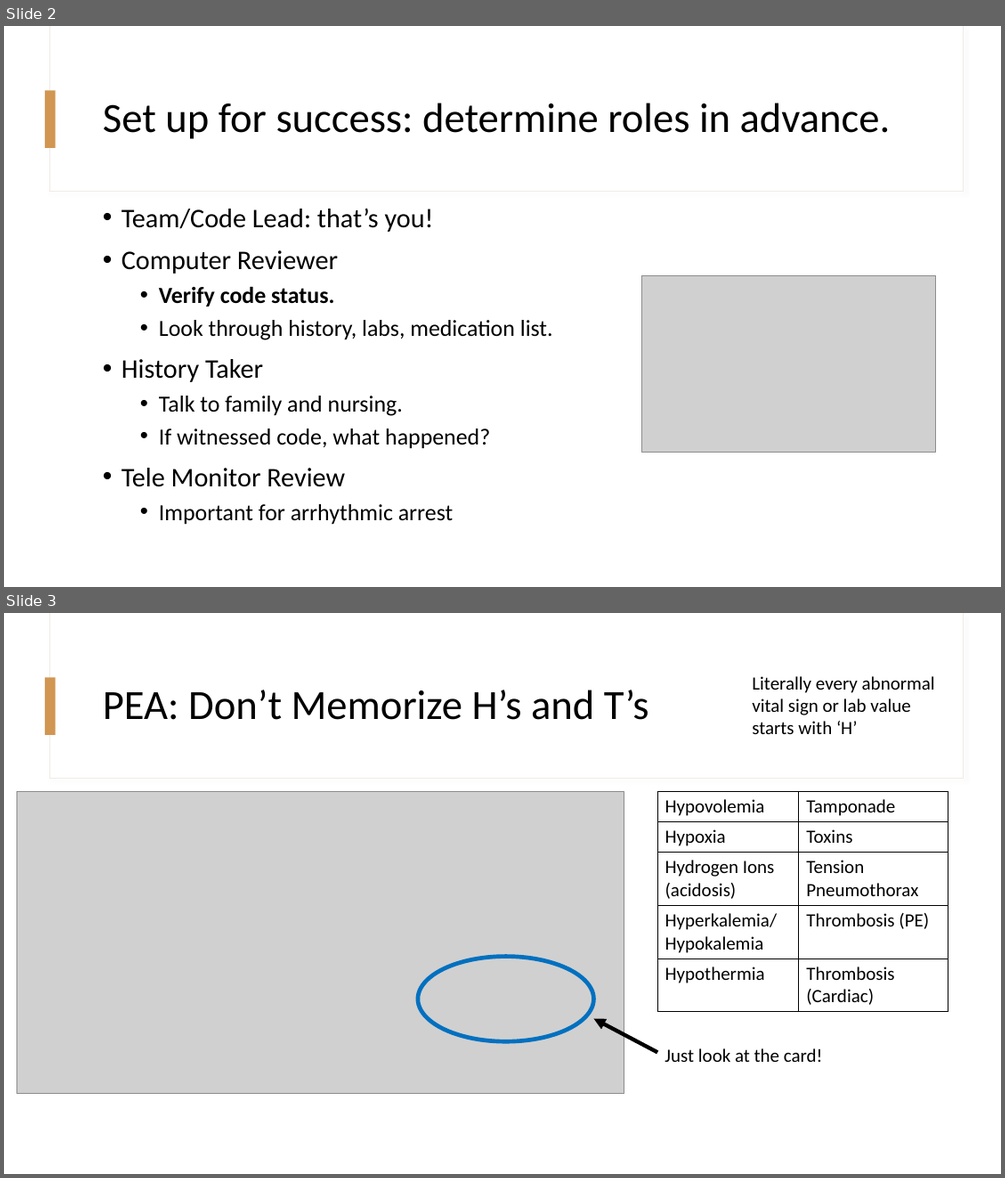
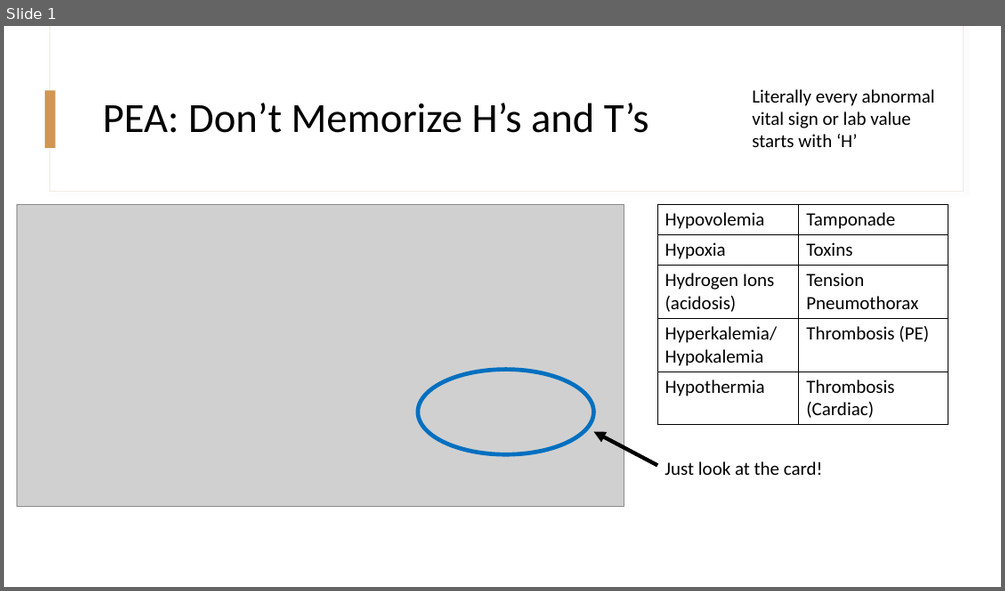
Before and after one commit to reblocke/reblocke.github.io, a slide deck: files/code-rrt/Etiology.pptx. Shown one above the other, each under a label of ours: slides 2 and 3 before the commit, slide 1 after it. The pictures are 1005x1178 and 1005x591 pixels, drawn with LibreOffice and Linux fonts; fonts in the diff are those of the drawing; grey boxes stand for pictures. Boxes give left, top, right and bottom in pixels: in the first picture for what was removed or moved away, otherwise in the second. Text is boxed around its words. In the diff, an @@ line names an element or a change of style, - is before the commit and + after.

```diff
--- a/files/code-rrt/Etiology.pptx
+++ b/files/code-rrt/Etiology.pptx
@@ slide 2 removed at box(4, 26, 1001, 587), background #FFFFFF; not listed: 3 template elements that a slide beside it also shows @@
@@ title removed at box(103, 103, 890, 139) @@
-Set up for success: determine roles in advance.
@@ text removed at box(121, 208, 553, 524) @@
-• Team/Code Lead: that’s you!
-• Computer Reviewer
-  • Verify code status.
-  • Look through history, labs, medication list.
-• History Taker
-  • Talk to family and nursing.
-  • If witnessed code, what happened?
-• Tele Monitor Review
-  • Important for arrhythmic arrest
@@ picture removed at box(642, 275, 936, 451) @@
@@ what was slide 3 is now slide 1 @@
```
Also in this commit, not shown: 1 other slide removed, 4 other files.
